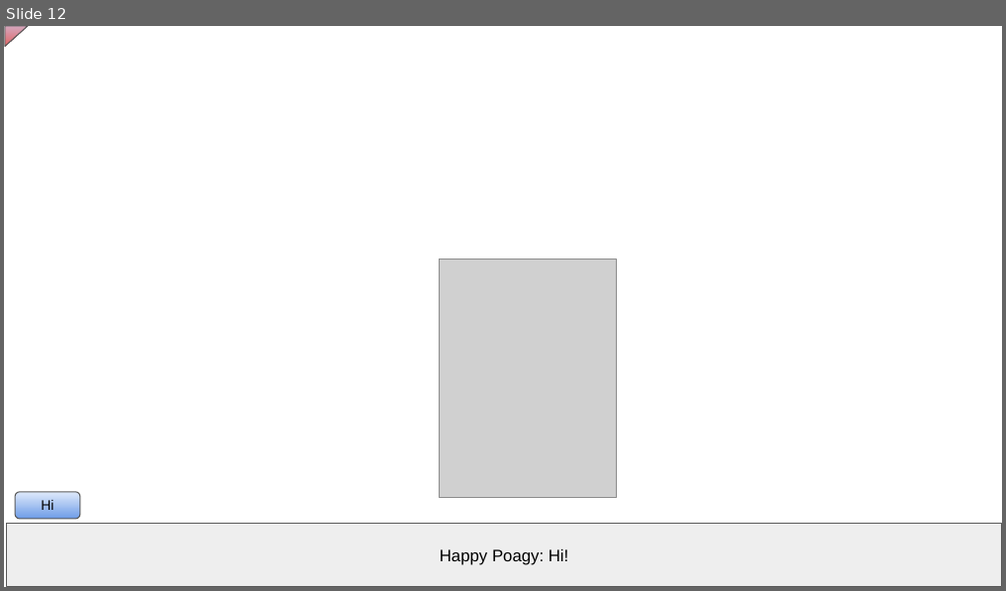
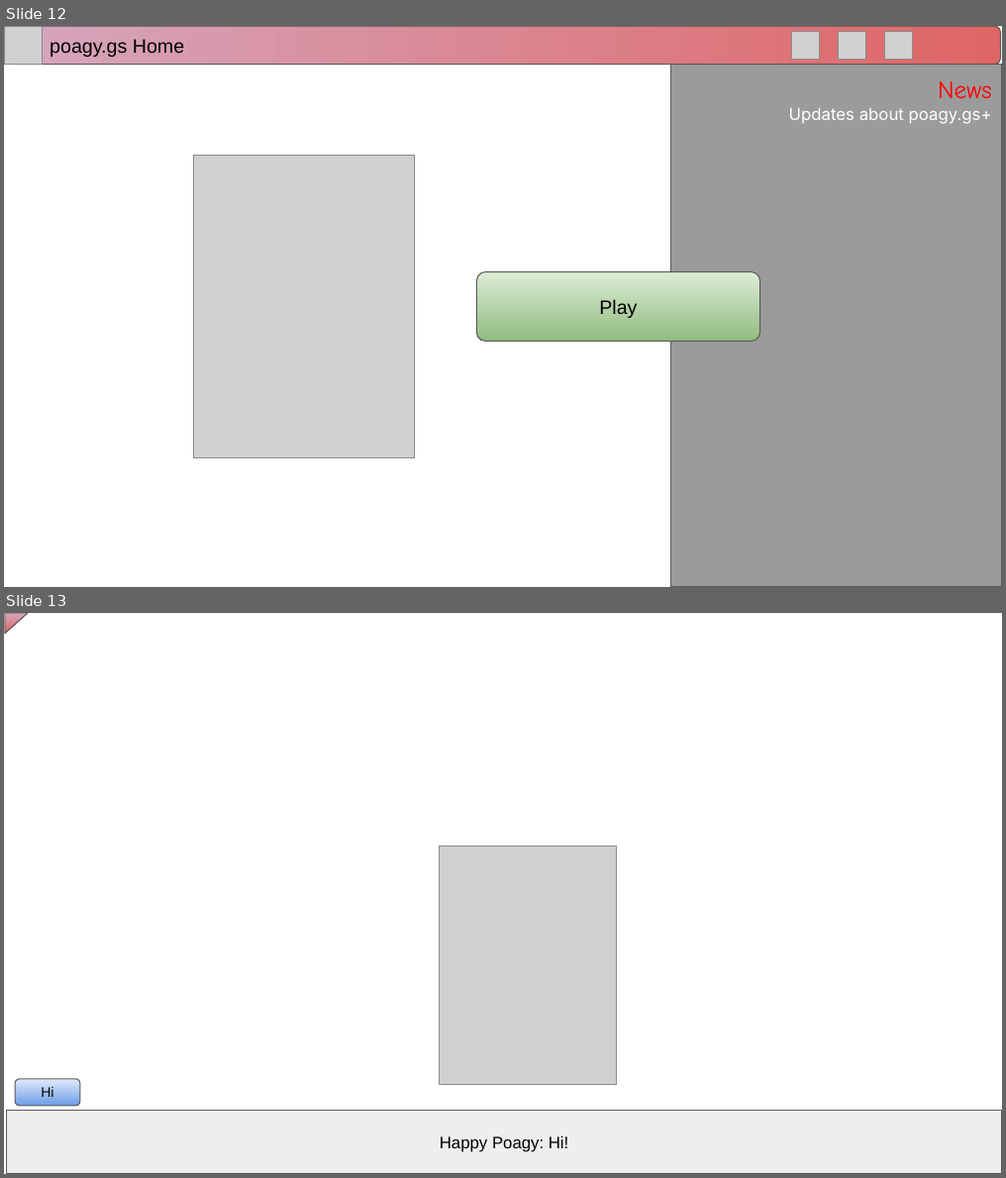
Before and after one commit to RitPigDev/poagy.gs-plus, a slide deck: poagy.gs+.pptx. Shown one above the other, each under a label of ours: slide 12 before the commit, slides 12 and 13 after it. The pictures are 1006x591 and 1006x1178 pixels, drawn with LibreOffice and Linux fonts; fonts in the diff are those of the drawing; grey boxes stand for pictures; background and template pictures are left out. Boxes give left, top, right and bottom in pixels: in the first picture for what was removed or moved away, otherwise in the second. Text is boxed around its words. In the diff, an @@ line names an element or a change of style, - is before the commit and + after.

```diff
--- a/poagy.gs+.pptx
+++ b/poagy.gs+.pptx
@@ slide 12 added at (4,26,1002,587), background picture (left out) @@
@@ picture added at (4,26,42,64) @@
@@ rounded rectangle added at (5,26,1000,64), fill gradient #D5A6BD to #E06666, outline #595959 0.75 pt, 14 pt, text #000000 @@
+poagy.gs Home
@@ picture added at (791,31,820,59) @@
@@ picture added at (839,31,866,59) @@
@@ picture added at (884,31,912,59) @@
@@ rectangle added at (670,64,1002,586), fill #666666 at 65% opacity, outline #595959 0.75 pt, 12 pt, text #FFFFFF @@
+News
+Updates about poagy.gs+
@@ picture added at (194,155,414,458) @@
@@ rounded rectangle added at (477,273,760,342), fill gradient #DCECD5 to #92BC81, outline #595959 0.75 pt, 14 pt, text #000000 @@
+Play
@@ what was slide 12 is now slide 13 @@
```
Also in this commit, not shown: 7 slides changed, 1 other slide added.
